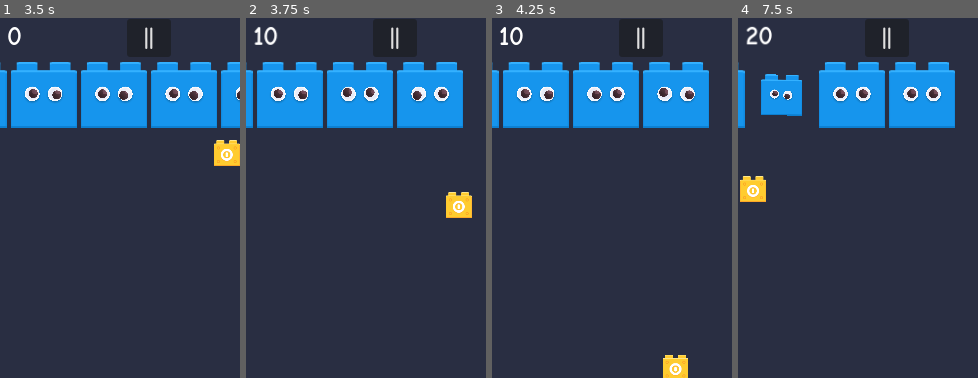
Above: before the commit, frames 1-4 (left to right).
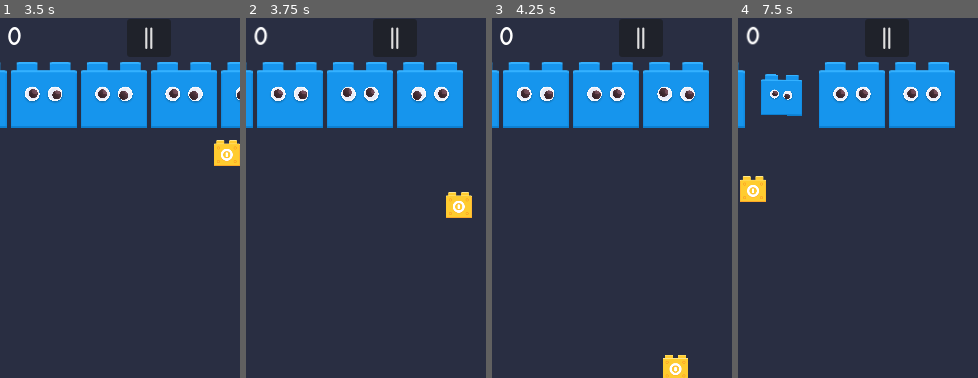
Above: after the commit, the same moments.

Repository: ZacharyEllison/games
Game: Godot game, scene res://scenes/main.tscn
Two runs of this game, one before a commit and one after it. Both use one fixed random seed, a clock stepped at 60 frames per second and the inputs below.
Inputs (mouse positions are % of the whole screen's width and height, from its top left):
- Up to frame 1 (3.5 s): click "||" at 0.5 s; click "Restart from Beginning" at 1.25 s; tap Enter at 2 s; move the mouse to (72, 45) at 2.02 s; hold Right (move_right) 2.03-2.78 s; click (72, 45) at 2.1 s; move the mouse to (30, 55) at 2.77 s; hold Left (move_left) from 2.78 s (still down); click (30, 55) at 2.85 s
- Up to frame 2 (3.75 s): move the mouse to (60, 28) at 3.52 s; release Left (move_left) at 3.53 s; hold Right (move_right) from 3.53 s (still down); click (60, 28) at 3.6 s
- Up to frame 3 (4.25 s): keep holding Right (move_right)
- Up to frame 4 (7.5 s): move the mouse to (45, 70) at 4.27 s; click (45, 70) at 4.35 s; move the mouse to (80, 65) at 5.02 s; release Right (move_right) at 5.03 s; hold Left (move_left) 5.03-7.28 s; click (80, 65) at 5.1 s; tap Enter at 5.75 s; move the mouse to (20, 35) at 5.77 s; click (20, 35) at 5.85 s; move the mouse to (55, 50) at 6.52 s; click (55, 50) at 6.6 s; move the mouse to (35, 25) at 7.27 s; hold Right (move_right) from 7.28 s (still down); click (35, 25) at 7.35 s
The pictures show only the part of the screen within x 19-69%, y 1-51%; the shares and areas given below are measured in that part.

Frame 1 is identical in both runs. In frame 2, 0.3% of the frame differs, in the area x 3-14%, y 2-8%; in frame 3, 0.3%; in frame 4, 0.4%, in the area x 3-15%, y 2-8%.

Commit message:
fix(brickbreaker): sprite cycle instead of cascade spawn
- Bricks now cycle their sprite downward on each hit (tier N → N-1)
- Removed broken signal and _on_brick_broken cascade spawning
- Single brick per tier slot, no duplicate bricks appearing below
- build_level spawns one brick per column at TOP_MARGIN (not stacked)
- Live count tracks bricks, level clears when all destroyed

Diff:
--- a/brickbreaker/scenes/brick.gd
+++ b/brickbreaker/scenes/brick.gd
@@ -1,10 +1,8 @@
 extends StaticBody2D
 
 signal destroyed(points, pos, tier)
-signal broken(pos: Vector2, tier: int)
 
 var tier := 1
-var _broken := false
 
 @onready var body: Sprite2D = $Body
 @onready var eye_left: AnimatedSprite2D = $EyeLeft
@@ -56,18 +54,18 @@
 			body.modulate = Color.WHITE
 
 func on_hit() -> void:
-	if _broken:
-		return
 	AudioManager.play_hit(randf_range(0.65, 1.5))
 	_jiggle()
-	_break()
+	tier -= 1
+	if tier <= 0:
+		_destroy()
+	else:
+		_refresh_texture()
 
 func shatter() -> void:
-	if _broken:
-		return
 	AudioManager.play_hit(randf_range(0.65, 1.5))
 	_jiggle()
-	_break()
+	_destroy()
 
 func _jiggle() -> void:
 	var dir: float = [-1.0, 1.0].pick_random()
@@ -90,13 +88,9 @@
 	pos_tween.tween_interval(delay)
 	pos_tween.tween_property(eye, "position", home, 0.45).from(home + Vector2(randf_range(-5.0, 5.0), randf_range(-7.0, -3.0)))
 
-func _break() -> void:
-	if _broken:
-		return
-	_broken = true
+func _destroy() -> void:
 	collision.set_deferred("disabled", true)
 	destroyed.emit(10 * tier, global_position, tier)
-	broken.emit(global_position, tier)
 	var tween := create_tween().set_trans(Tween.TRANS_BACK).set_ease(Tween.EASE_IN)
 	tween.tween_property(self, "scale", Vector2.ZERO, 0.2)
 	tween.tween_callback(queue_free)
--- a/brickbreaker/scenes/brick_grid.gd
+++ b/brickbreaker/scenes/brick_grid.gd
@@ -2,9 +2,6 @@
 
 # Emitted when any brick is destroyed (for scoring/powerups in main.gd).
 signal destroyed(points, pos, tier)
-
-# Emitted when any brick breaks (for cascade spawning in this grid).
-signal broken(pos: Vector2, tier: int)
 
 # Emitted when all bricks in the level are gone.
 signal cleared
@@ -20,7 +17,7 @@
 const TOP_MARGIN := 84.0
 
 # Column-based level layouts. Each column has a starting tier (1–5).
-# Bricks cascade down: red→orange→yellow→green→blue→gone.
+# Bricks cycle sprite downward on hit instead of spawning new bricks.
 const LEVEL_LAYOUTS: Array[Dictionary] = [
 	{}, # placeholder for 0-index
 	{"cols": [1, 1, 1, 1, 1, 1]}, # L1: 6 blue = 60
@@ -47,8 +44,8 @@
 	_live_count = 0
 	for c in COLS:
 		var tier: int = layout.cols[c]
-		for t in range(tier, 0, -1):
-			_spawn_brick(tier, start_x + c * (BRICK_W + SPACING), TOP_MARGIN + (tier - t) * (BRICK_H + SPACING))
+		var x := start_x + c * (BRICK_W + SPACING)
+		_spawn_brick(tier, x, TOP_MARGIN)
 
 func _spawn_brick(tier: int, x: float, y: float) -> void:
 	var brick := BRICK.instantiate()
@@ -56,7 +53,6 @@
 	brick.position = Vector2(x, y)
 	brick.setup(tier)
 	brick.destroyed.connect(_on_brick_destroyed)
-	brick.broken.connect(_on_brick_broken)
 	_live_count += 1
 
 func _on_brick_destroyed(points: int, pos: Vector2, tier: int) -> void:
@@ -65,12 +61,6 @@
 	if _live_count <= 0:
 		cleared.emit()
 
-func _on_brick_broken(pos: Vector2, tier: int) -> void:
-	# Cascade: spawn a smaller brick below the destroyed one.
-	if tier > 1:
-		_live_count += 1
-		_spawn_brick(tier - 1, pos.x, pos.y + BRICK_H + SPACING)
-
 func _clear() -> void:
 	for child in get_children():
 		child.queue_free()
